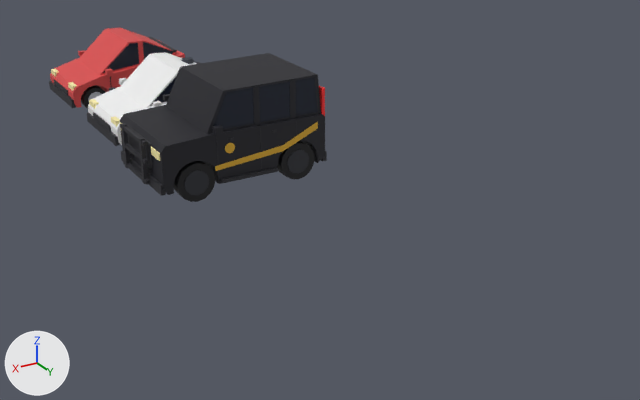
Before and after pictures for a commit that changed the Blender file art/cars.blend.
Before and after are seen from a 50 mm camera at (5.55, 17.23, 5.23) aimed at (-0.96, 6.38, -0.19). Every picture has the same lights, and +X, +Y and +Z are marked at lower left. The older version comes first.

Before the edit, the objects in view are built like this:
```python
ob_cruiser = bpy.data.objects.new('Cruiser', me_cruiser)
ob_cruiser.location = (0.0, 5.0, 0.0)
ob_robotaxi = bpy.data.objects.new('Robotaxi', me_robotaxi)
ob_robotaxi.location = (0.0, 2.5, 0.0)
ob_sedan = bpy.data.objects.new('Sedan', me_sedan)
ob_sedan.location = (0.0, 0.0, 0.0)
```
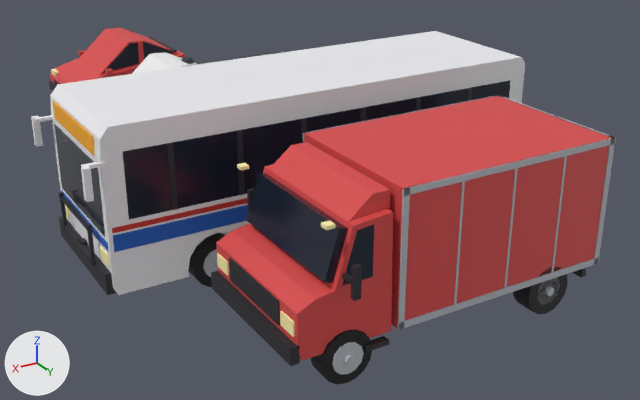
Scene script edits in JSON lines:
```json
{"op": "add", "block": "mat_inside", "code": ["mat_inside = principled_material('inside')", "mat_inside.base_color = (0.0075, 0.0075, 0.0116)  # black #15151c", "mat_inside.roughness = 0.6"]}
{"op": "add", "block": "mat_frame", "code": ["mat_frame = principled_material('frame')", "mat_frame.base_color = (0.479, 0.503, 0.552)  # light grey #b8bcc4", "mat_frame.roughness = 0.6"]}
{"op": "add", "block": "mat_ctablue", "code": ["mat_ctablue = principled_material('ctaBlue')", "mat_ctablue.base_color = (0.0137, 0.114, 0.521)  # blue #1f5fbf", "mat_ctablue.roughness = 0.6"]}
{"op": "add", "block": "mat_ctared", "code": ["mat_ctared = principled_material('ctaRed')", "mat_ctared.base_color = (0.578, 0.0307, 0.0242)  # red #c8312b", "mat_ctared.roughness = 0.6"]}
{"op": "add", "block": "mat_buswhite", "code": ["mat_buswhite = principled_material('busWhite')", "mat_buswhite.base_color = (0.855, 0.855, 0.888)  # white #eeeef2", "mat_buswhite.roughness = 0.6"]}
{"op": "add", "block": "mat_sign", "code": ["mat_sign = principled_material('sign')", "mat_sign.base_color = (1.0, 0.434, 0.0144)  # orange #ffb020", "mat_sign.roughness = 0.6"]}
{"op": "add", "block": "me_boxtruck", "code": ["me_boxtruck = bpy.data.meshes.new('BoxTruck')", "me_boxtruck.from_pydata(...)  # 640 vertices, 430 faces; spans x -2.03..2.08, y -1.11..1.11, z 0.0..2.0", "me_boxtruck.materials.append(mat_paint)  # red #d94a4a", "me_boxtruck.materials.append(mat_inside)  # black #15151c", "me_boxtruck.materials.append(mat_frame)  # light grey #b8bcc4", "me_boxtruck.materials.append(mat_trim)  # dark grey #2a2a30", "me_boxtruck.materials.append(mat_glass)  # dark blue #1c2333", "me_boxtruck.materials.append(mat_lamp)  # beige #fff2b0", "me_boxtruck.materials.append(mat_tail)  # red #ff3030", "me_boxtruck.materials.append(mat_tire)  # black #111114", "me_boxtruck.materials.append(mat_rim)  # light grey #b9bdc4"]}
{"op": "add", "block": "me_bus", "code": ["me_bus = bpy.data.meshes.new('Bus')", "me_bus.from_pydata(...)  # 782 vertices, 525 faces; spans x -3.07..3.22, y -1.05..1.05, z 0.0..2.25", "me_bus.materials.append(mat_buswhite)  # white #eeeef2", "me_bus.materials.append(mat_glass)  # dark blue #1c2333", "me_bus.materials.append(mat_trim)  # dark grey #2a2a30", "me_bus.materials.append(mat_ctablue)  # blue #1f5fbf", "me_bus.materials.append(mat_ctared)  # red #c8312b", "me_bus.materials.append(mat_sign)  # orange #ffb020", "me_bus.materials.append(mat_lamp)  # beige #fff2b0", "me_bus.materials.append(mat_tail)  # red #ff3030", "me_bus.materials.append(mat_tire)  # black #111114", "me_bus.materials.append(mat_rim)  # light grey #b9bdc4"]}
{"op": "add", "block": "ob_boxtruck", "code": ["ob_boxtruck = bpy.data.objects.new('BoxTruck', me_boxtruck)", "ob_boxtruck.location = (0.0, 10.0, 0.0)"]}
{"op": "add", "block": "ob_bus", "code": ["ob_bus = bpy.data.objects.new('Bus', me_bus)", "ob_bus.location = (0.0, 7.5, 0.0)"]}
```

Pixel boxes (x1, y1, x2, y2) of what changed, in the pictures (640 x 400 px):
```json
{"object": "BoxTruck", "change": "added", "after": [211, 95, 616, 385], "faces in mat_paint (red #d94a4a)": [216, 96, 612, 361], "faces in mat_glass (dark blue #1c2333)": [247, 173, 374, 285], "faces in mat_frame (light grey #b8bcc4)": [303, 95, 616, 330], "faces in mat_trim (dark grey #2a2a30)": [211, 188, 586, 366], "faces in mat_tire (black #111114)": [311, 267, 568, 385]}
{"object": "Bus", "change": "added", "after": [31, 31, 525, 295], "faces in mat_buswhite (white #eeeef2)": [31, 31, 525, 295], "faces in mat_glass (dark blue #1c2333)": [54, 80, 511, 237], "faces in mat_trim (dark grey #2a2a30)": [59, 88, 472, 295], "faces in mat_ctablue (blue #1f5fbf)": [61, 190, 248, 252], "faces in mat_tire (black #111114)": [188, 233, 225, 287]}
{"object": "Cruiser", "change": "unchanged, covered by the edit", "before": [120, 53, 327, 202], "after": [181, 53, 270, 67]}
{"object": "Robotaxi", "change": "unchanged, covered by the edit", "before": [87, 52, 201, 146], "after": [132, 52, 201, 74]}
```
